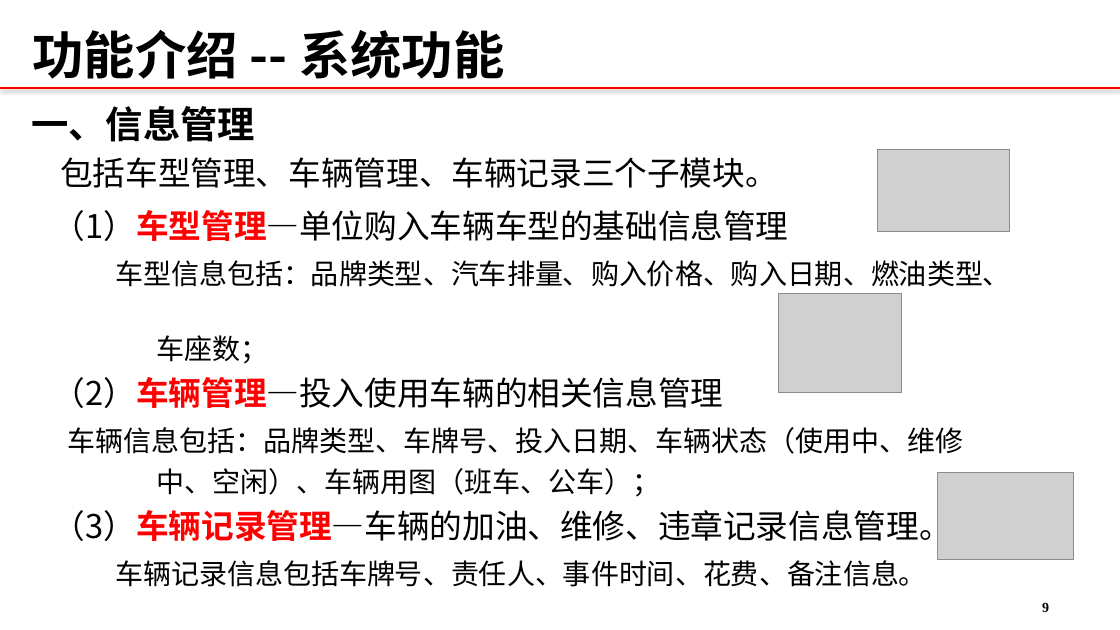
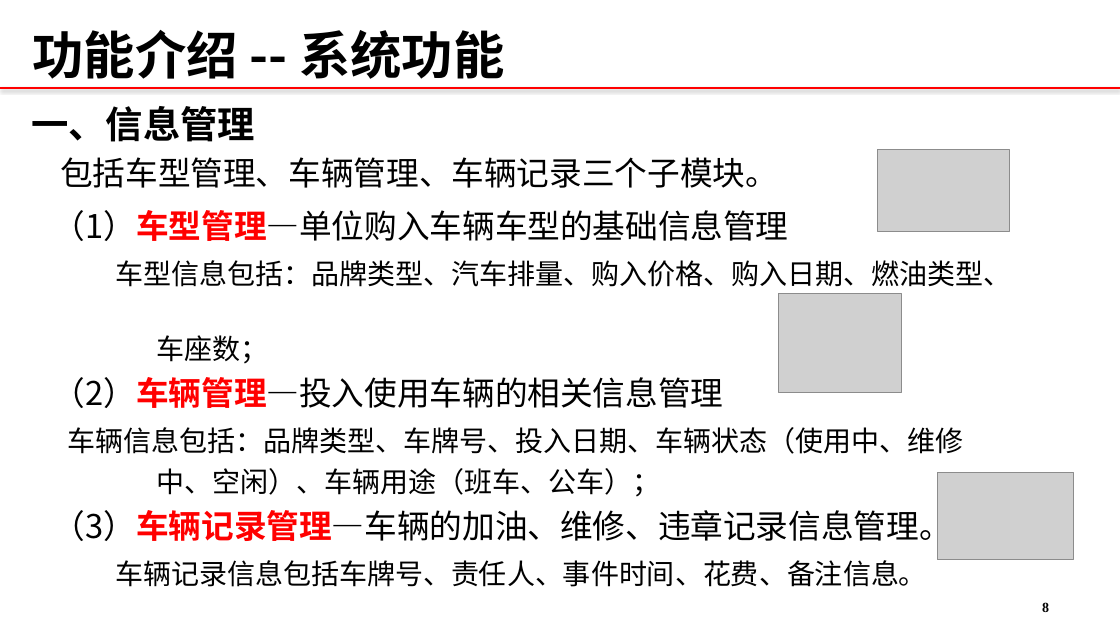
Before and after one commit to 12301068JiangDongyu/Uplan, a slide deck: slide 9 of doc/联通公务车管理系统.pptx (slide 10 before the commit). Drawn at 1120x630 pixels with LibreOffice and Linux fonts; fonts in the diff are those of the drawing; grey boxes stand for pictures; background and template pictures are left out. Boxes give left, top, right and bottom in pixels: in the first picture for what was removed or moved away, otherwise in the second. Text is boxed around its words. In the diff, an @@ line names an element or a change of style, - is before the commit and + after.

```diff
--- a/doc/联通公务车管理系统.pptx
+++ b/doc/联通公务车管理系统.pptx
@@ text at [156, 468, 660, 497]: text changed @@
-中、空闲）、车辆用图（班车、公车）；
+中、空闲）、车辆用途（班车、公车）；
```
Also in this commit, not shown: 5 other slides changed, 1 slide removed, 7 other files.
